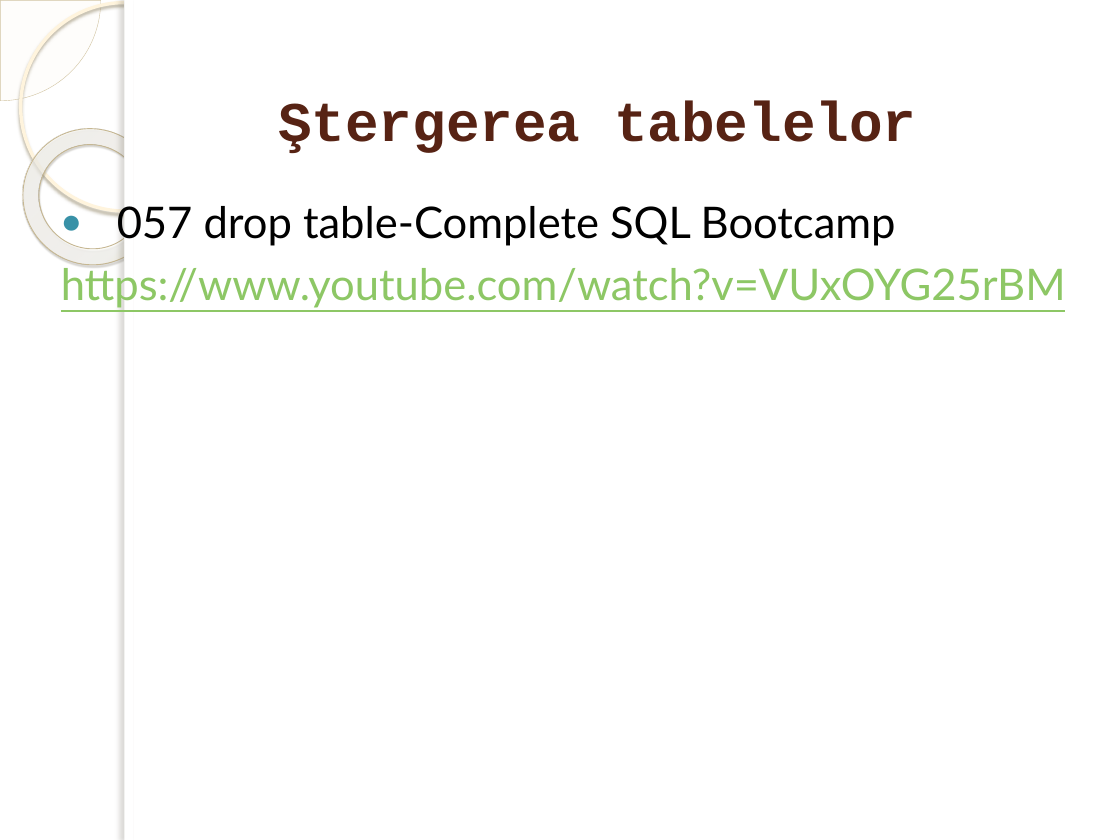
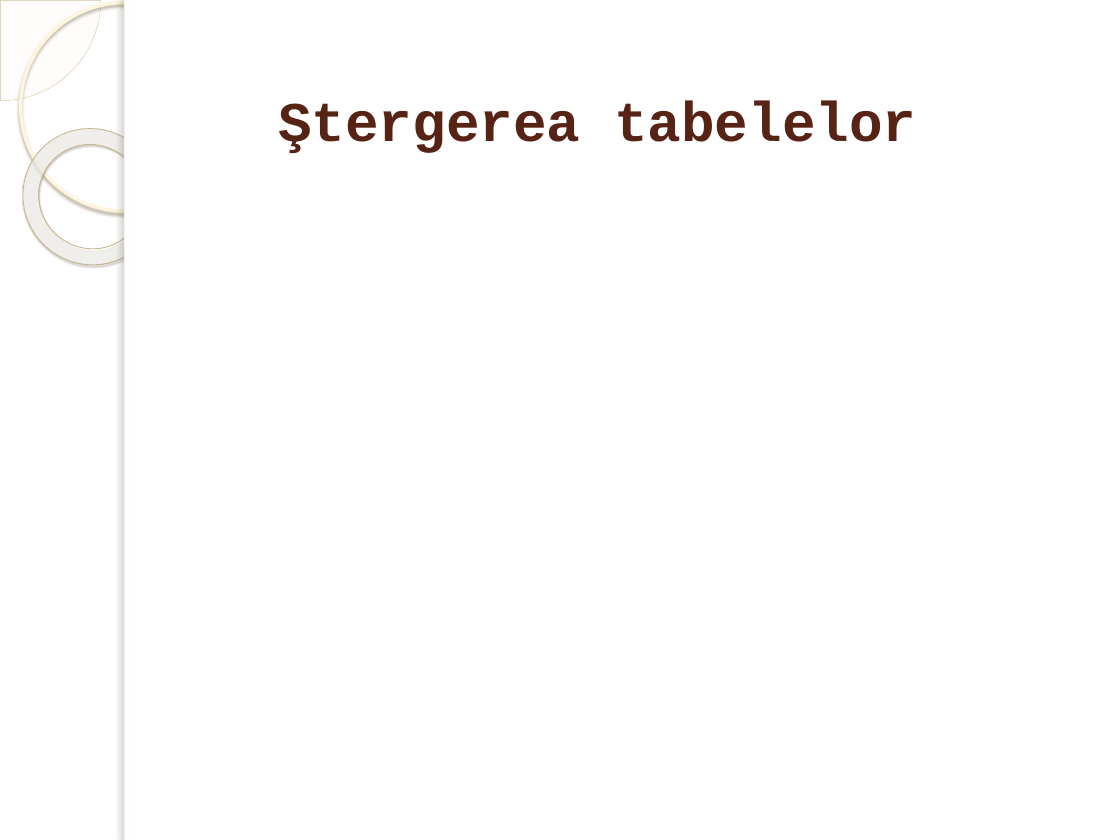
Before and after one commit to marinfotache/Baze-de-date-I, a slide deck: slide 38 of 10_SQL1_Crearea_BD_si_actualizare/10_SQL1_Crearea_BD_si_actualizare.pptx. Drawn at 1120x840 pixels with LibreOffice and Linux fonts; fonts in the diff are those of the drawing; background and template pictures are left out. Boxes give left, top, right and bottom in pixels: in the first picture for what was removed or moved away, otherwise in the second. Text is boxed around its words. In the diff, an @@ line names an element or a change of style, - is before the commit and + after.

```diff
--- a/10_SQL1_Crearea_BD_si_actualizare/10_SQL1_Crearea_BD_si_actualizare.pptx
+++ b/10_SQL1_Crearea_BD_si_actualizare/10_SQL1_Crearea_BD_si_actualizare.pptx
@@ text removed at bbox=[61, 206, 1066, 308] @@
-● 057 drop table-Complete SQL Bootcamp
-https://www.youtube.com/watch?v=VUxOYG25rBM
```
Also in this commit, not shown: 8 other slides changed.
